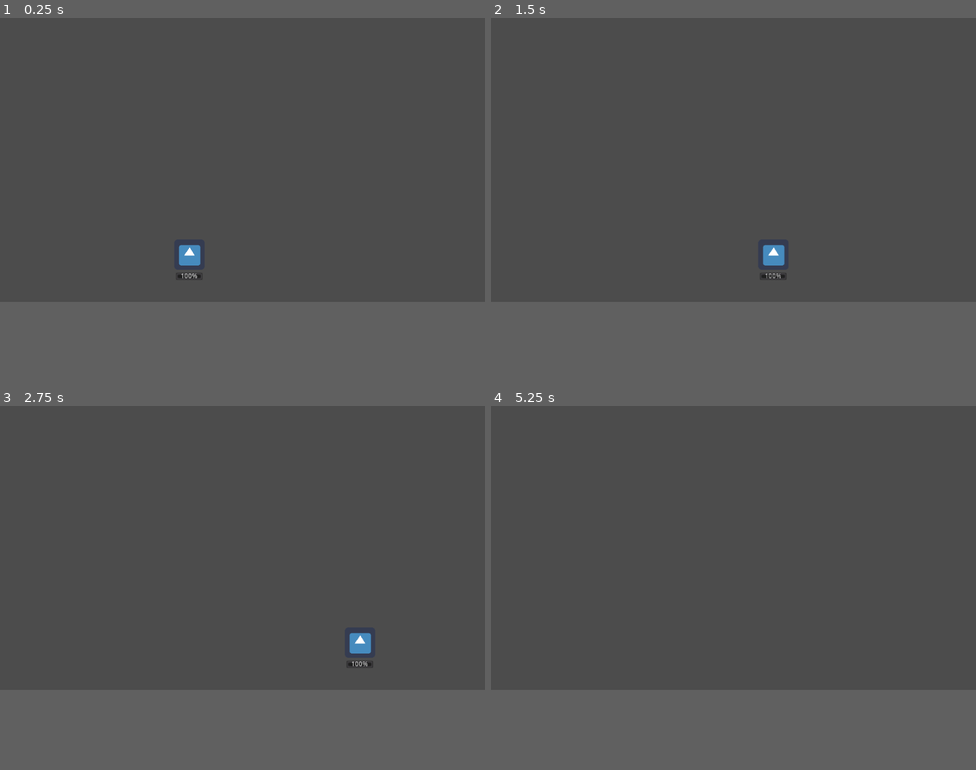
Above: before the commit, frames 1-4 (two rows, left to right).
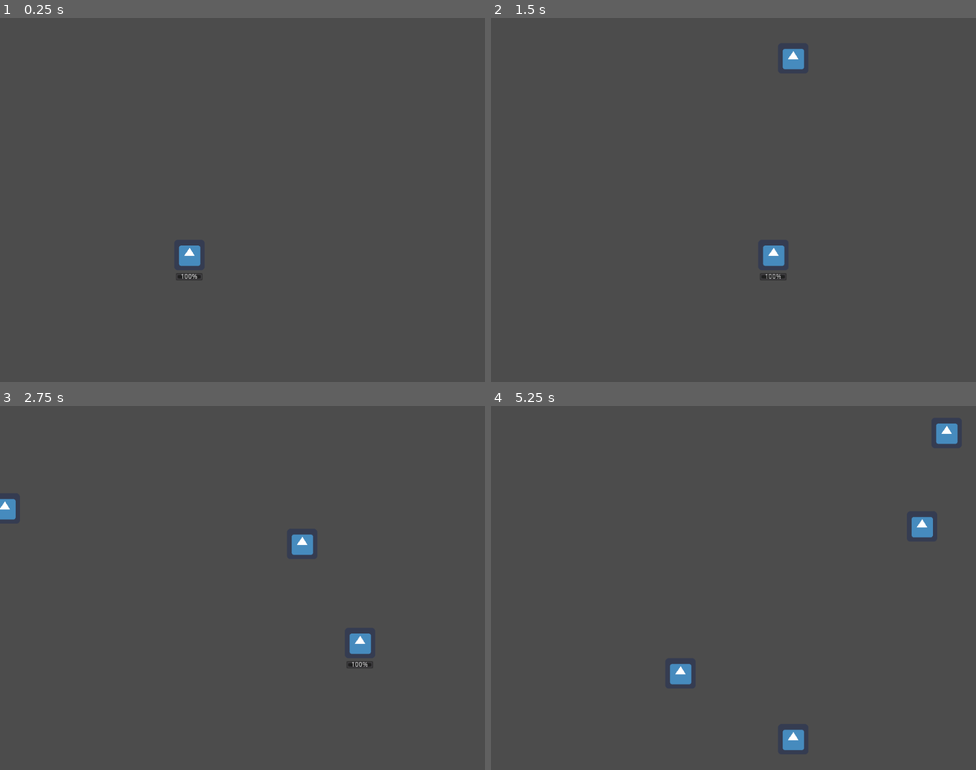
Above: after the commit, the same moments.

Repository: moisesjbc/games-factory-jam-8
Game: Godot game, scene res://scenes/main.tscn
Two runs of this game, one before a commit and one after it. Both use one fixed random seed, a clock stepped at 60 frames per second and the inputs below. Before the commit the project starts from res://player.tscn. The engine's default icon, where the game draws it, is replaced by a stand-in: a white triangle on a blue panel in a dark square.
Inputs:
- Up to frame 1 (0.25 s): no input
- Up to frame 2 (1.5 s): tap Enter at 0.5 s; hold Right (ui_right) 0.53-1.28 s; hold Left (ui_left) from 1.28 s (still down)
- Up to frame 3 (2.75 s): release Left (ui_left) at 2.03 s; hold Right (ui_right) from 2.03 s (still down)
- Up to frame 4 (5.25 s): release Right (ui_right) at 3.53 s; hold Left (ui_left) from 3.53 s (still down)
In our replay, the window is 800x468 before the commit and 800x600 after it. These sizes can differ from the game's own. Grey fills any space a smaller window leaves; there, only what the larger window draws over its background counts as a difference.

The runs differ from the first frame. In frame 1, less than 0.1% of the frame differs, in the area x 36-42%, y 62-72%; in frame 2, 0.3%; in frame 3, 0.5%; in frame 4, 1.0%, in the area x 36-97%, y 4-95%.

Commit message:
Added enemies spawn

Diff:
--- a/godot-project/project.godot
+++ b/godot-project/project.godot
@@ -11,8 +11,12 @@
 [application]
 
 config/name="godot-project"
-run/main_scene="res://player.tscn"
+run/main_scene="res://scenes/main.tscn"
 config/icon="res://icon.png"
+
+[display]
+
+window/size/height=768
 
 [rendering]
 
--- /dev/null
+++ b/godot-project/scenes/enemy.tscn
@@ -0,0 +1,21 @@
+[gd_scene load_steps=3 format=2]
+
+[ext_resource path="res://scripts/enemy.gd" type="Script" id=1]
+[ext_resource path="res://icon.png" type="Texture" id=2]
+
+[node name="enemy" type="Area2D"]
+
+input_pickable = true
+gravity_vec = Vector2( 0, 1 )
+gravity = 98.0
+linear_damp = 0.1
+angular_damp = 1.0
+audio_bus_override = false
+audio_bus_name = "Master"
+script = ExtResource( 1 )
+min_vertical_speed = 150.0
+max_vertical_speed = 300.0
+
+[node name="Sprite" type="Sprite" parent="." index="0"]
+
+texture = ExtResource( 2 )
--- /dev/null
+++ b/godot-project/scenes/main.tscn
@@ -0,0 +1,24 @@
+[gd_scene load_steps=4 format=2]
+
+[ext_resource path="res://scenes/player.tscn" type="PackedScene" id=1]
+[ext_resource path="res://scripts/enemies_spawn.gd" type="Script" id=2]
+[ext_resource path="res://scenes/enemy.tscn" type="PackedScene" id=3]
+
+[node name="Node" type="Node" index="0"]
+
+[node name="player" parent="." index="0" instance=ExtResource( 1 )]
+
+[node name="enemies_spawn" type="Position2D" parent="." index="1"]
+
+script = ExtResource( 2 )
+_sections_unfolded = [ "Transform" ]
+enemy_scene = ExtResource( 3 )
+
+[node name="enemies_spawn_timer" type="Timer" parent="enemies_spawn" index="0"]
+
+process_mode = 1
+wait_time = 1.0
+one_shot = false
+autostart = true
+
+[connection signal="timeout" from="enemies_spawn/enemies_spawn_timer" to="enemies_spawn" method="spawn_enemy"]
--- a/godot-project/player.tscn
+++ b/godot-project/scenes/player.tscn
@@ -4,7 +4,7 @@
 [ext_resource path="res://icon.png" type="Texture" id=2]
 [ext_resource path="res://scripts/energy_bar.gd" type="Script" id=3]
 
-[node name="player" type="RigidBody2D" index="0"]
+[node name="player" type="RigidBody2D"]
 
 position = Vector2( 400, 500 )
 input_pickable = false
--- /dev/null
+++ b/godot-project/scripts/enemies_spawn.gd
@@ -0,0 +1,20 @@
+extends Position2D
+
+export (PackedScene) var enemy_scene;
+
+func _ready():
+	# Called when the node is added to the scene for the first time.
+	# Initialization here
+	pass
+
+#func _process(delta):
+#	# Called every frame. Delta is time since last frame.
+#	# Update game logic here.
+#	pass
+
+
+func spawn_enemy():
+	var enemy = enemy_scene.instance()
+	enemy.position = Vector2(randi() % 1024, 0.0)
+	add_child(enemy)
+	pass # replace with function body
--- /dev/null
+++ b/godot-project/scripts/enemy.gd
@@ -0,0 +1,15 @@
+extends Area2D
+
+export (float) var min_vertical_speed = 1.0
+export (float) var max_vertical_speed = 5.0
+var vertical_speed = 0.0
+
+func _ready():
+	# Called when the node is added to the scene for the first time.
+	# Initialization here
+	vertical_speed = randf() * (max_vertical_speed - min_vertical_speed) + min_vertical_speed
+
+func _process(delta):
+	# Called every frame. Delta is time since last frame.
+	# Update game logic here.
+	position += Vector2(0.0, +1.0 * vertical_speed * delta)
